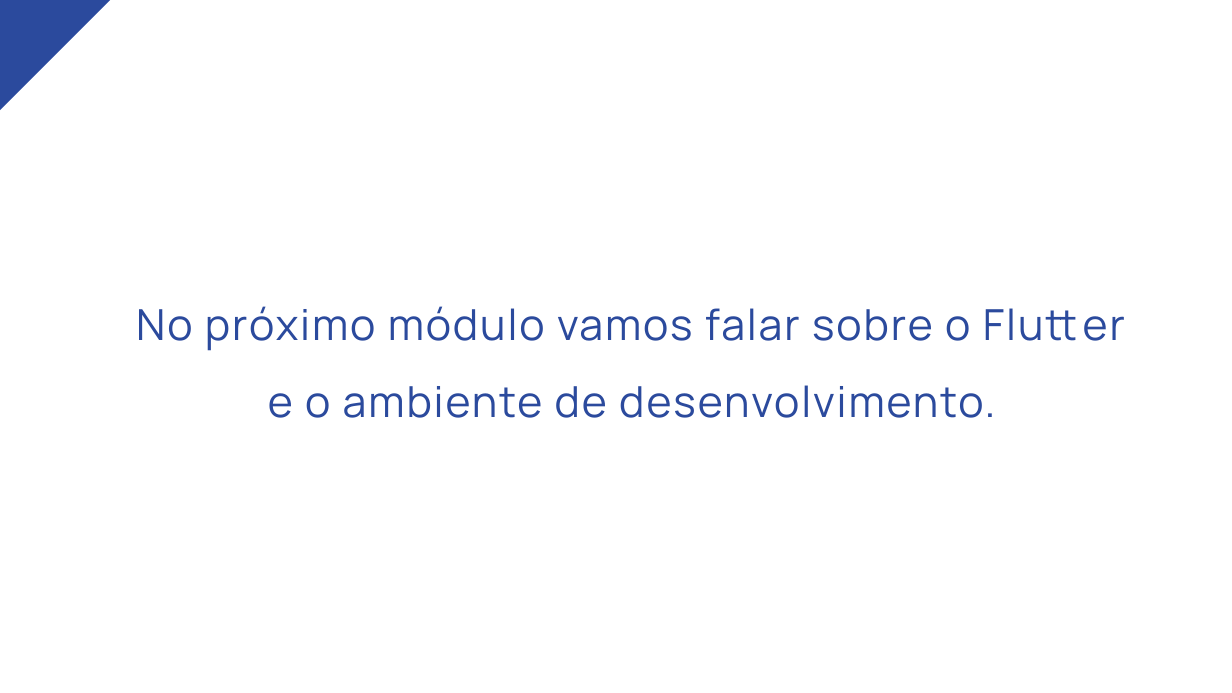
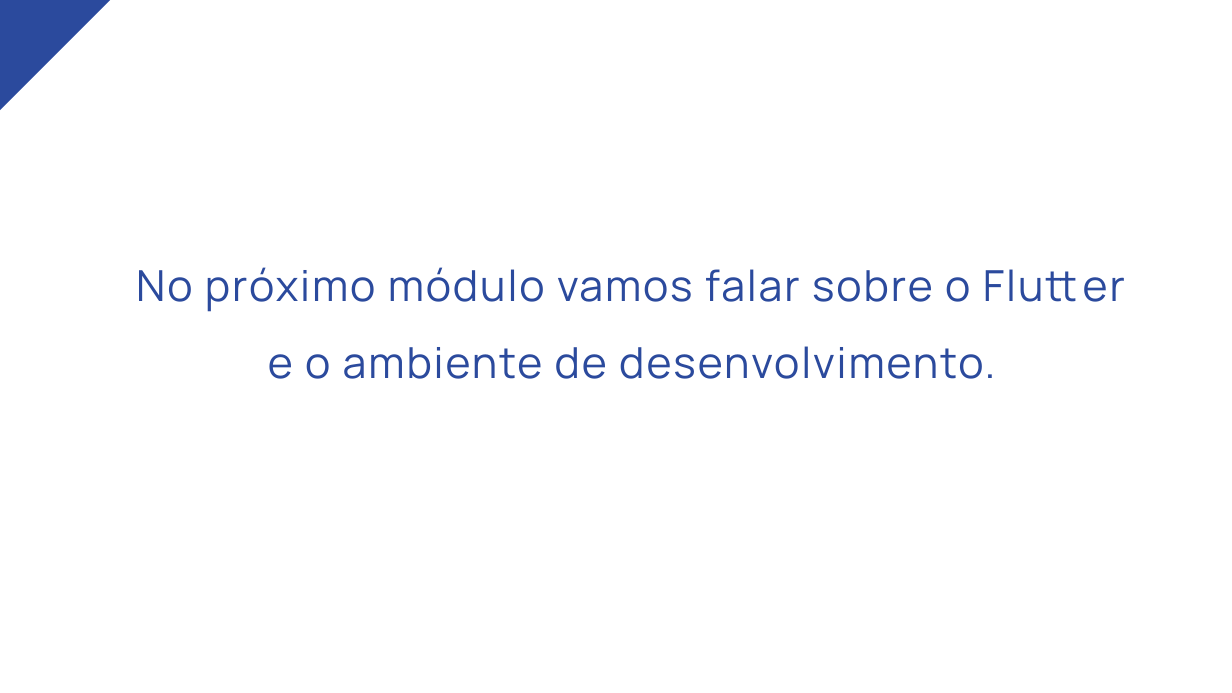
Before and after one commit to nataliascosta/Flutter, a slide deck: slide 6 of Apresentação/Apresentação.pptx (slide 5 before the commit). Drawn at 1232x693 pixels with LibreOffice and Linux fonts; fonts in the diff are those of the drawing. Boxes give left, top, right and bottom in pixels: in the first picture for what was removed or moved away, otherwise in the second. Text is boxed around its words. In the diff, an @@ line names an element or a change of style, - is before the commit and + after.

```diff
--- a/Apresentação/Apresentação.pptx
+++ b/Apresentação/Apresentação.pptx
@@ text "No próximo módulo vamos falar ...": place and size @@
-text "No próximo módulo vamos falar ..." at (136,306,995,418)
+text "No próximo módulo vamos falar ..." at (136,267,995,379)
```
Also in this commit, not shown: 1 slide added.
